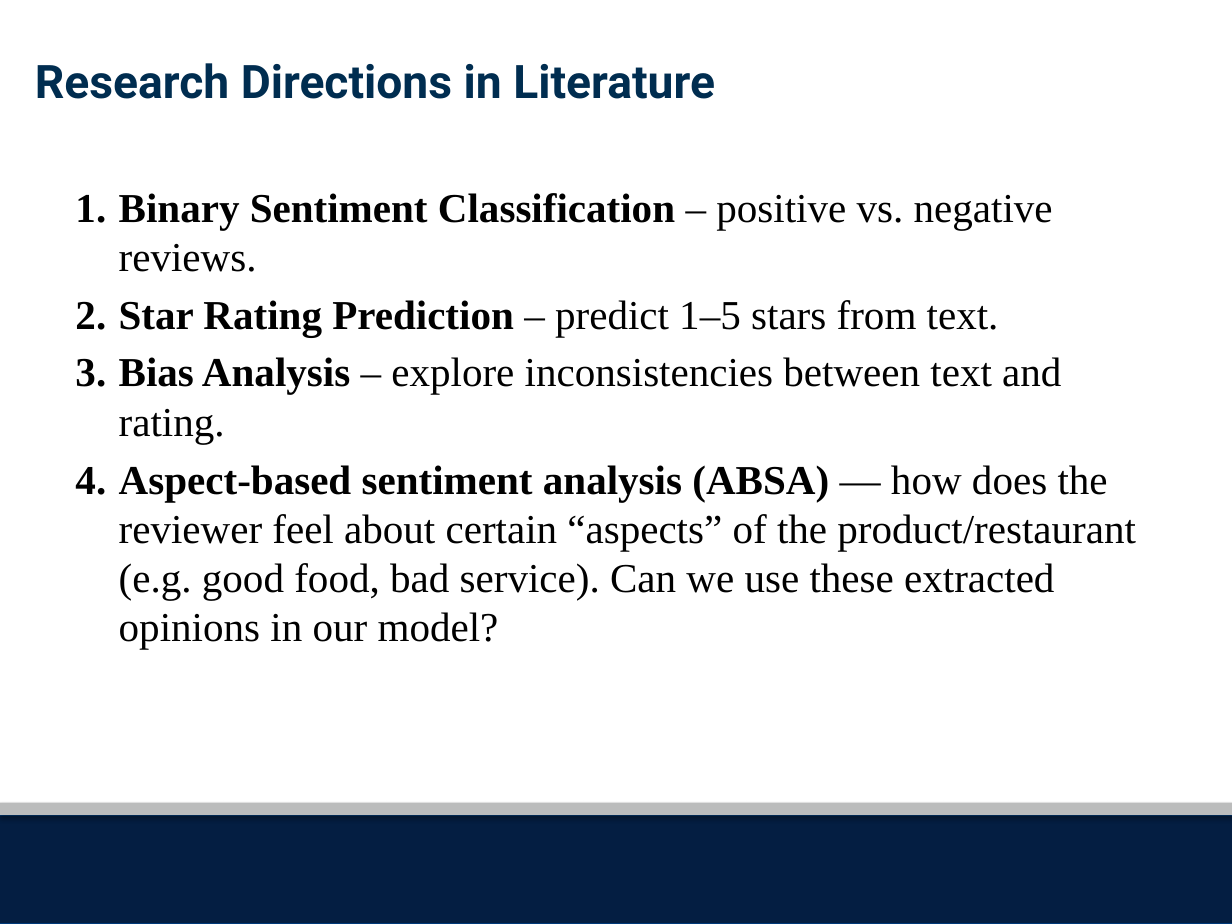
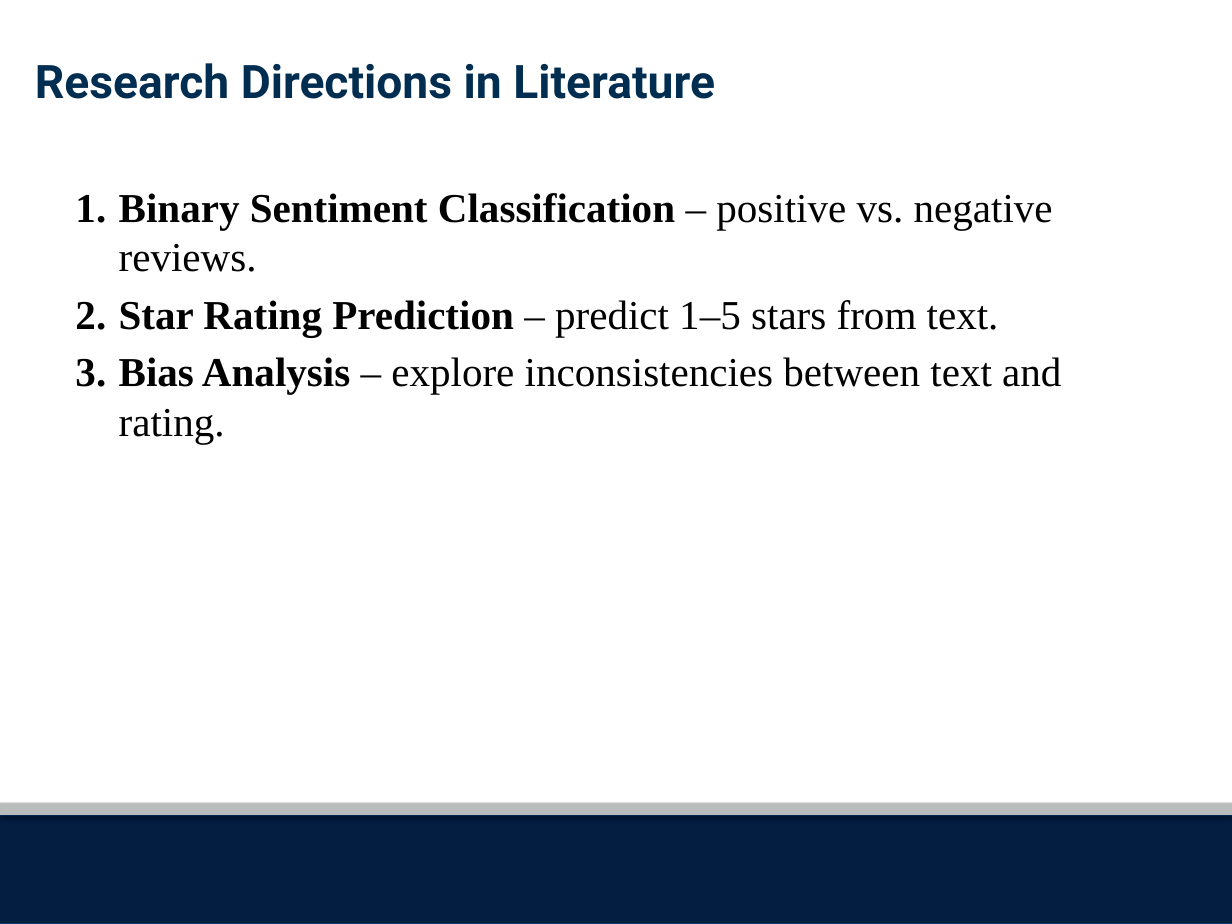
Before and after one commit to julia-sober/COSC-5540-Yelp-Review-Sentiment-Analysis, a slide deck: slide 4 of Phase1-Literature-Review/Presentation/Yelp Literature Review_Final_Draft.pptx (slide 3 before the commit). Drawn at 1232x924 pixels with LibreOffice and Linux fonts; fonts in the diff are those of the drawing; background and template pictures are left out. Boxes give left, top, right and bottom in pixels: in the first picture for what was removed or moved away, otherwise in the second. Text is boxed around its words. In the diff, an @@ line names an element or a change of style, - is before the commit and + after.

```diff
--- a/Phase1-Literature-Review/Presentation/Yelp Literature Review_Final_Draft.pptx
+++ b/Phase1-Literature-Review/Presentation/Yelp Literature Review_Final_Draft.pptx
@@ text at (x1=119, y1=465, x2=1136, y2=649): paragraph removed @@
-  4. Aspect-based sentiment analysis (ABSA) — how does the reviewer feel about certain “aspects” of the product/restaurant (e.g. good food, bad service). Can we use these extracted opinions in our model?
```
Also in this commit, not shown: 3 other slides changed, 1 slide added, 1 slide removed.
